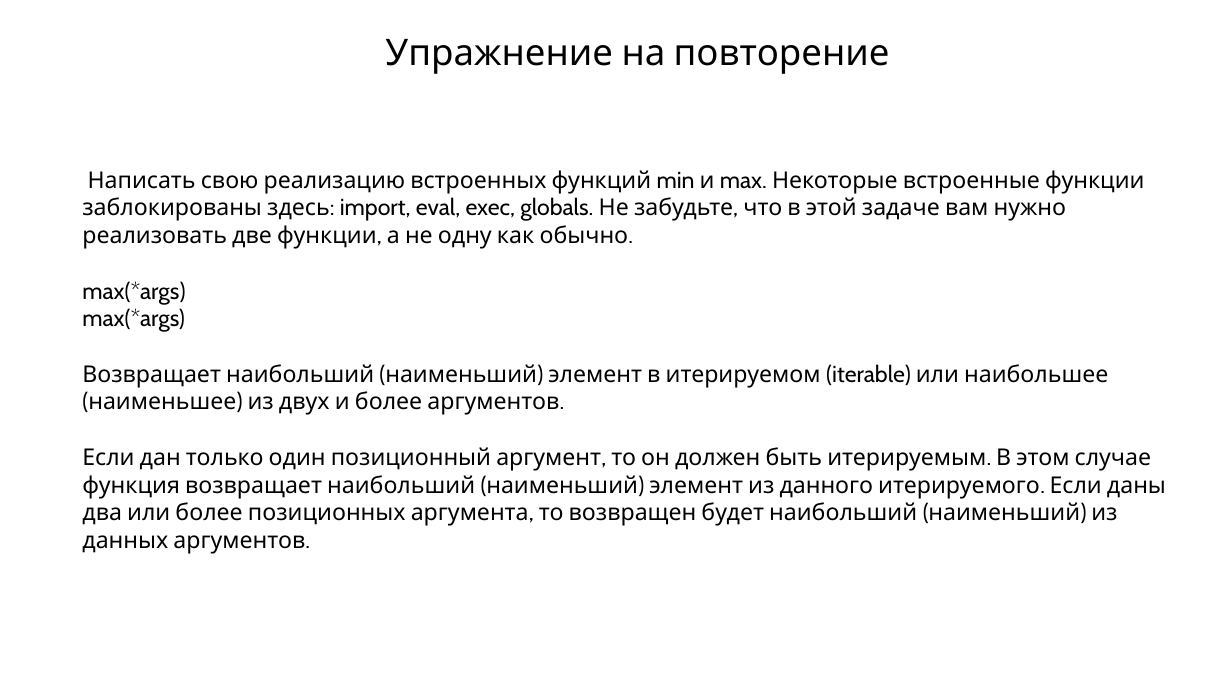
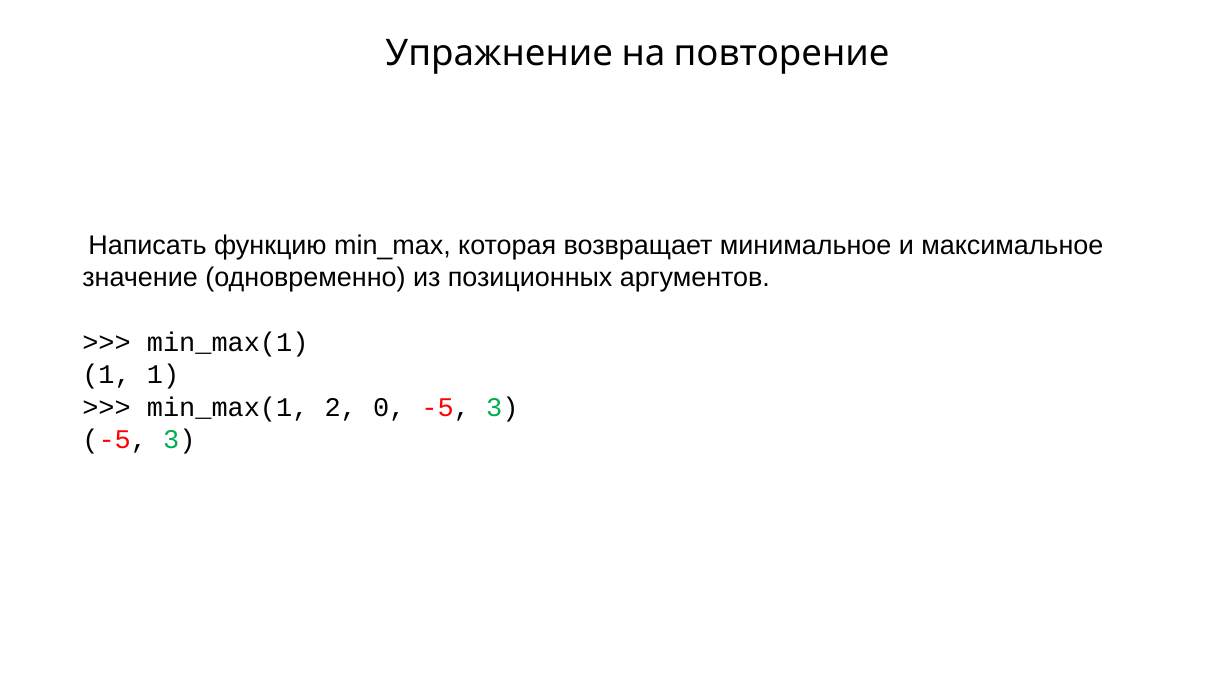
Before and after one commit to maxchv/LearnPython, a slide deck: slide 3 of week05/Exceptions.pptx. Drawn at 1232x693 pixels with LibreOffice and Linux fonts; fonts in the diff are those of the drawing. Boxes give left, top, right and bottom in pixels: in the first picture for what was removed or moved away, otherwise in the second. Text is boxed around its words. In the diff, an @@ line names an element or a change of style, - is before the commit and + after.

```diff
--- a/week05/Exceptions.pptx
+++ b/week05/Exceptions.pptx
@@ text at [82,234,1103,454]: text changed; size 24 to 28 pt; font Cabin to Arial @@
-Написать свою реализацию встроенных функций min и max. Некоторые встроенные функции заблокированы здесь: import, eval, exec, globals. Не забудьте, что в этой задаче вам нужно реализовать две функции, а не одну как обычно.
-max(*args)
-max(*args)
-Возвращает наибольший (наименьший) элемент в итерируемом (iterable) или наибольшее (наименьшее) из двух и более аргументов.
-Если дан только один позиционный аргумент, то он должен быть итерируемым. В этом случае функция возвращает наибольший (наименьший) элемент из данного итерируемого. Если даны два или более позиционных аргумента, то возвращен будет наибольший (наименьший) из данных аргументов.
+Написать функцию min_max, которая возвращает минимальное и максимальное значение (одновременно) из позиционных аргументов.
+>>> min_max(1)
+(1, 1)
+>>> min_max(1, 2, 0, -5, 3)
+(-5, 3)
```
Also in this commit, not shown: 3 other slides changed, 1 slide added, 7 slides removed, 3 other files.
